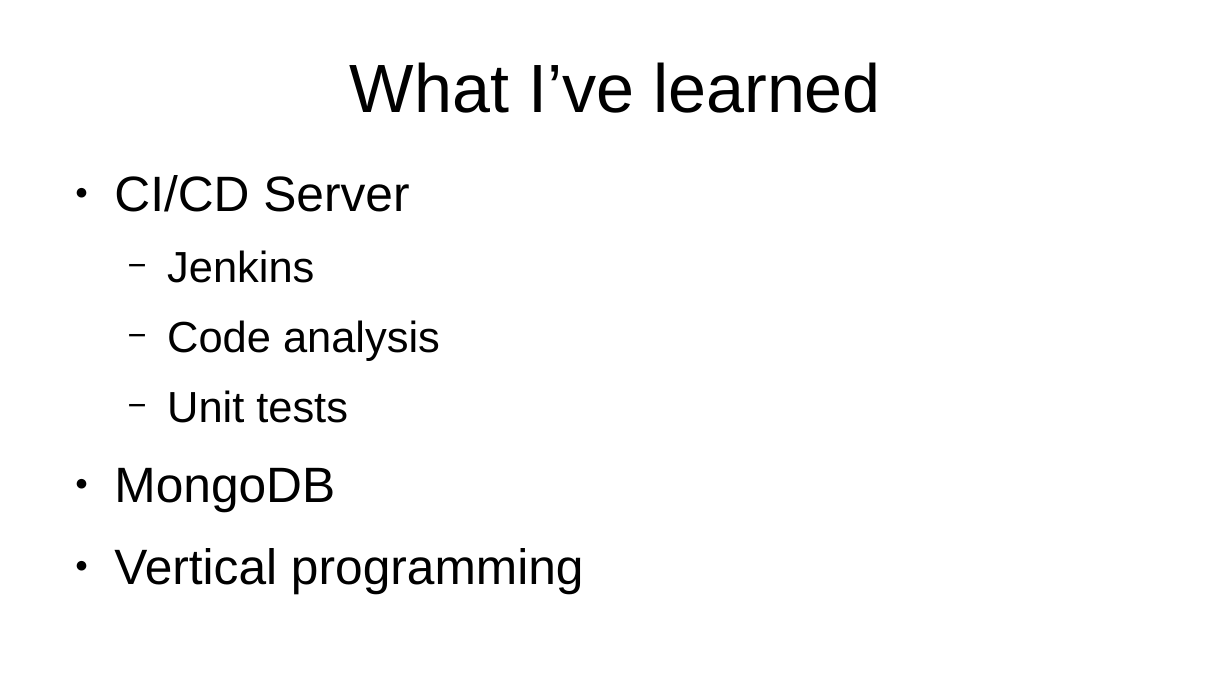
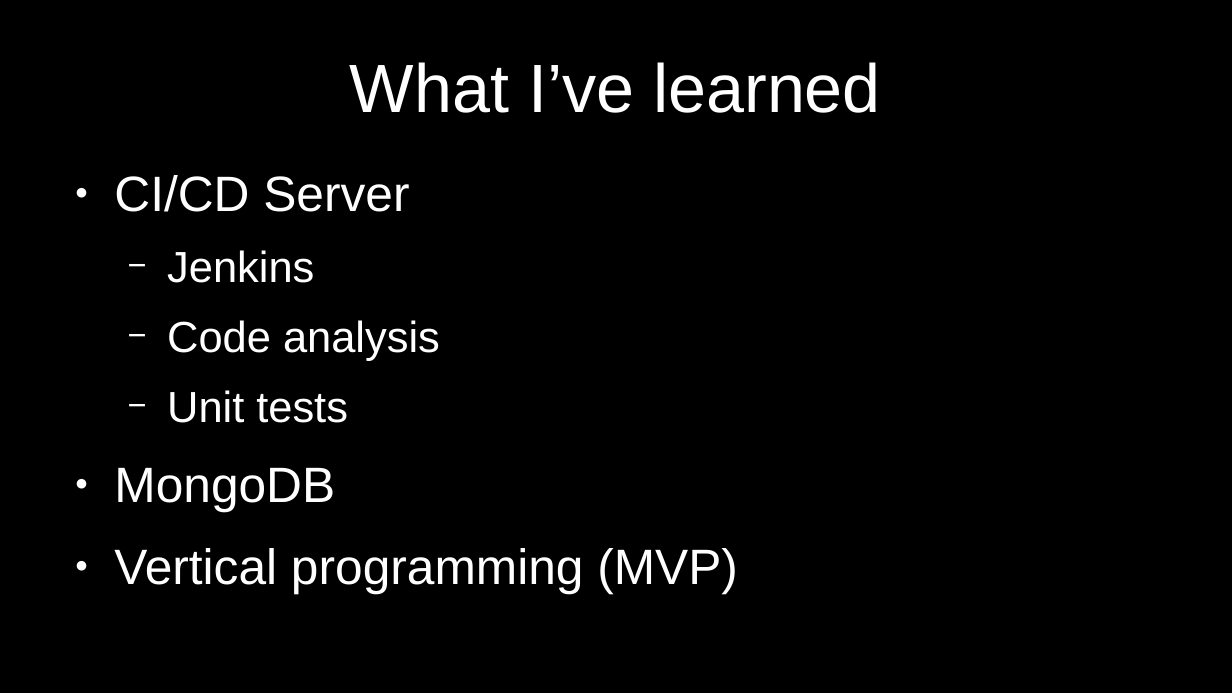
Before and after one commit to pcvanholland/Sogyo-Opdrachten, a slide deck: slide 5 of Presentatie.odp. Drawn at 1232x693 pixels with LibreOffice and Linux fonts; fonts in the diff are those of the drawing. Boxes give left, top, right and bottom in pixels: in the first picture for what was removed or moved away, otherwise in the second. Text is boxed around its words. In the diff, an @@ line names an element or a change of style, - is before the commit and + after.

Commit message:
Updated presentation.

```diff
--- a/Presentatie.odp
+++ b/Presentatie.odp
@@ background #FFFFFF to #000000 @@
@@ title "What I’ve learned" at <box>350,62,881,113</box>: text colour #000000 to #FFFFFF @@
@@ text at <box>114,175,440,512</box>: text colour #000000 to #FFFFFF in "CI/CD Server", "Jenkins", "Code analysis", "Unit tests" and 1 more places; bullet colour #000000 to #FFFFFF @@
@@ text at <box>114,548,738,593</box>: text changed; text colour #000000 to #FFFFFF @@
-● Vertical programming
+● Vertical programming (MVP)
```
Also in this commit, not shown: 5 other slides changed, 1 slide added, 1 other file.
